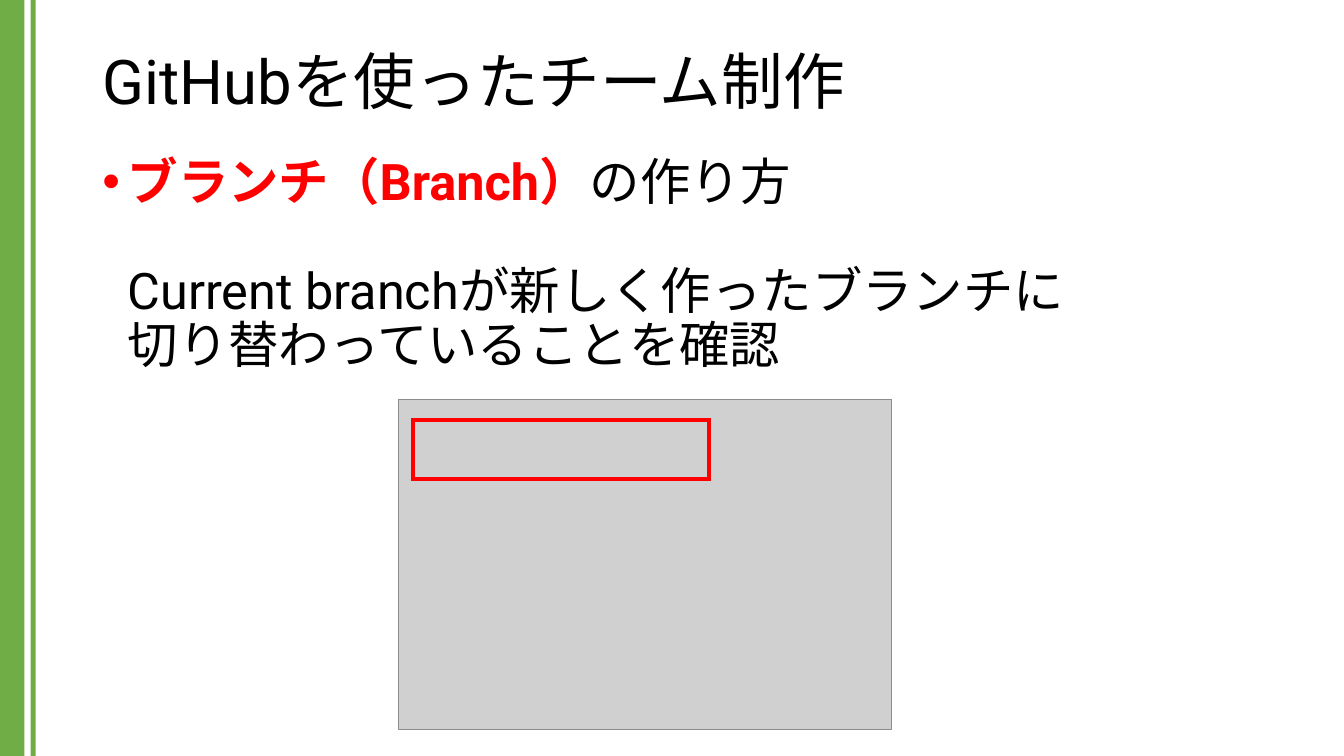
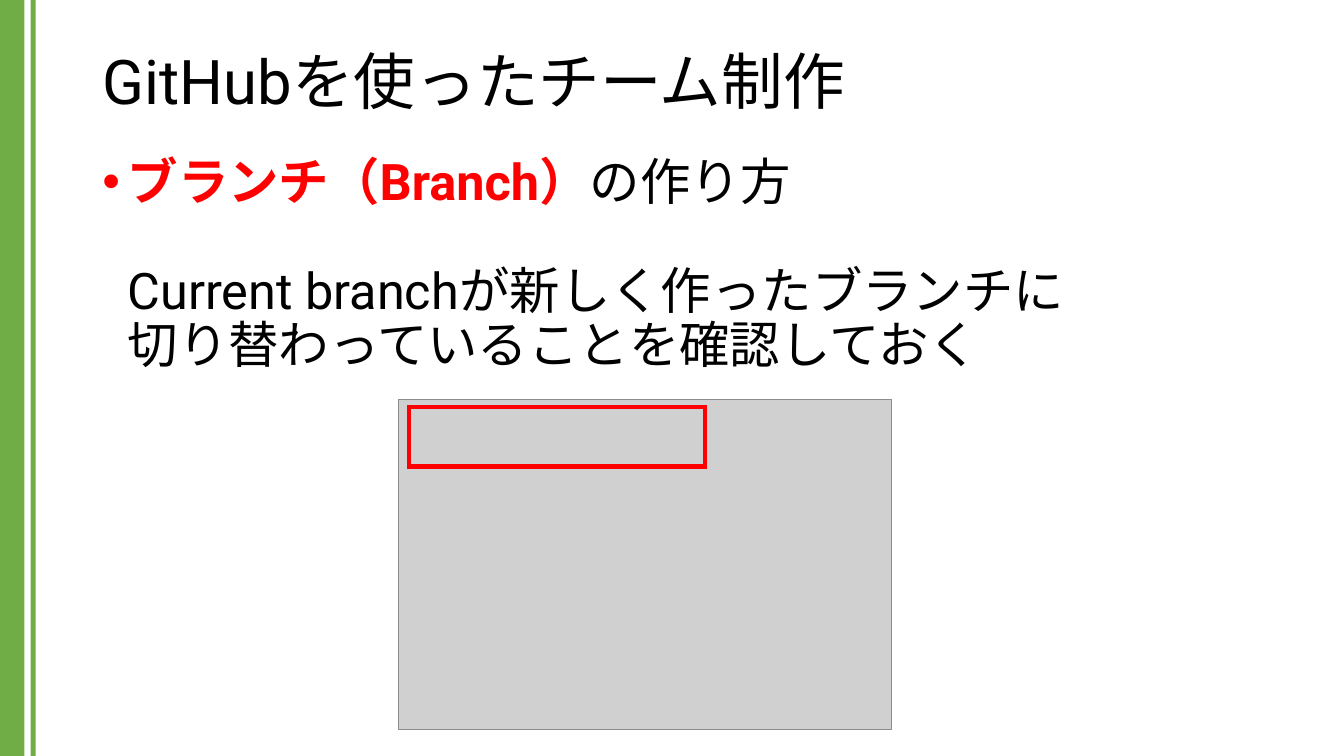
Before and after one commit to kic-murata/cpp2024, a slide deck: slide 35 of 授業資料/GitHubを用いたチーム制作.pptx. Drawn at 1344x756 pixels with LibreOffice and Linux fonts; fonts in the diff are those of the drawing; grey boxes stand for pictures. Boxes give left, top, right and bottom in pixels: in the first picture for what was removed or moved away, otherwise in the second. Text is boxed around its words. In the diff, an @@ line names an element or a change of style, - is before the commit and + after.

```diff
--- a/授業資料/GitHubを用いたチーム制作.pptx
+++ b/授業資料/GitHubを用いたチーム制作.pptx
@@ text at bbox=[128, 156, 1064, 367]: text changed @@
-• ブランチ（Branch）の作り方
-  Current branchが新しく作ったブランチに
-  切り替わっていることを確認
+• ブランチ（Branch）の作り方
+  Current branchが新しく作ったブランチに
+  切り替わっていることを確認しておく
@@ rectangle: place and size @@
-rectangle at bbox=[413, 419, 710, 479]
+rectangle at bbox=[409, 407, 706, 467]
```
Also in this commit, not shown: 9 slides added.
